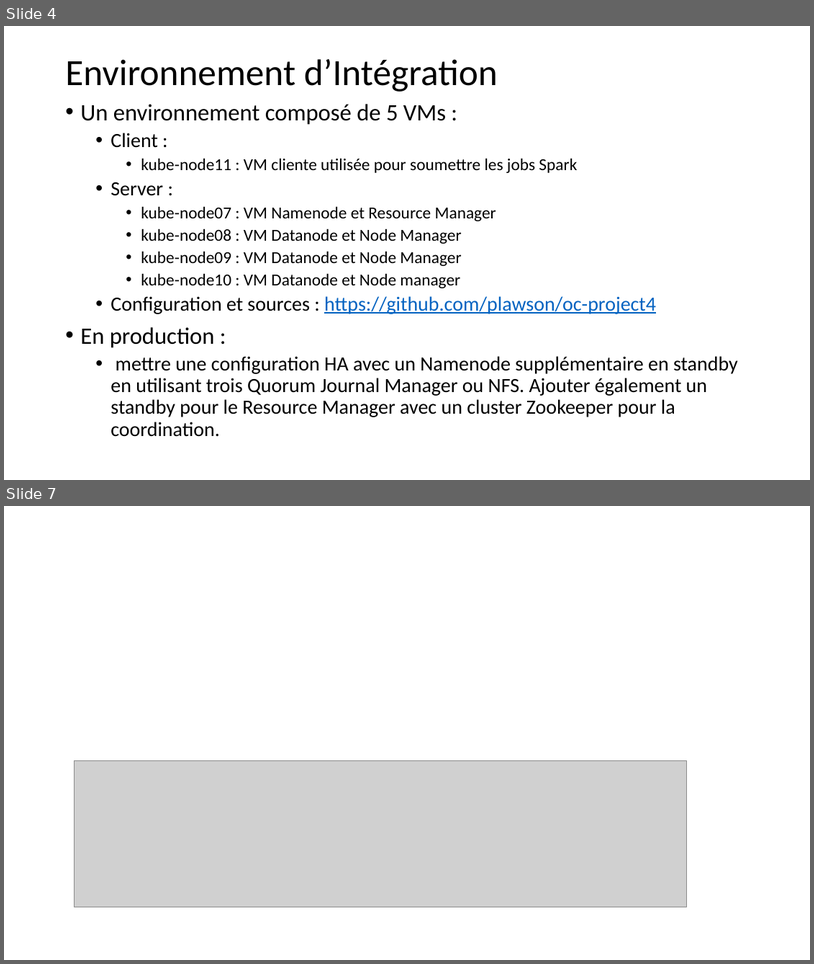
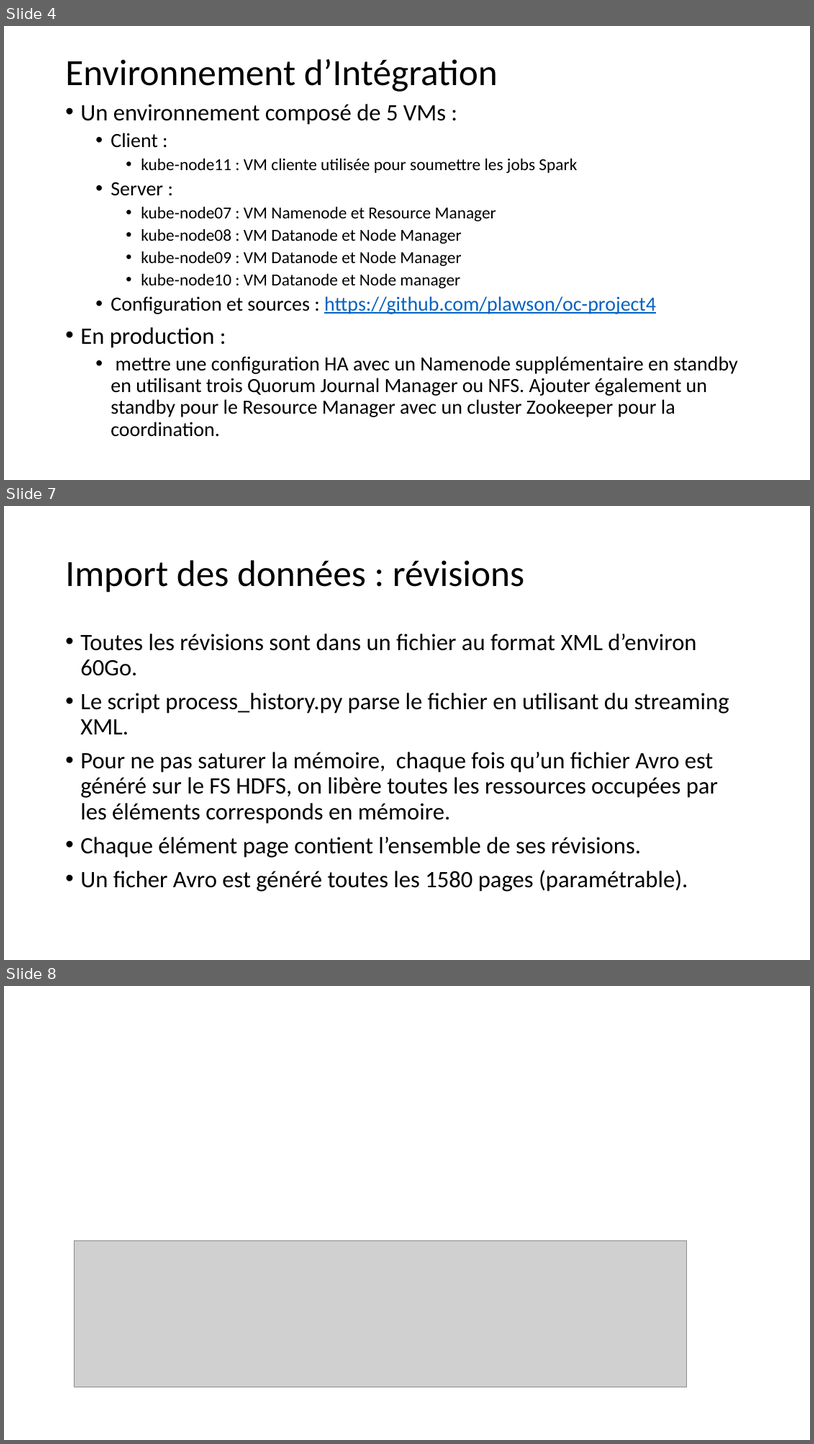
Before and after one commit to plawson/oc-project4, a slide deck: documents/Présentation_Analyse_Batch.pptx. Shown one above the other, each under a label of ours: slides 4 and 7 before the commit, slides 4, 7 and 8 after it; the slides between them are not shown. The pictures are 814x964 and 814x1444 pixels, drawn with LibreOffice and Linux fonts; fonts in the diff are those of the drawing; grey boxes stand for pictures. Boxes give left, top, right and bottom in pixels: in the first picture for what was removed or moved away, otherwise in the second. Text is boxed around its words. In the diff, an @@ line names an element or a change of style, - is before the commit and + after.

```diff
--- a/documents/Présentation_Analyse_Batch.pptx
+++ b/documents/Présentation_Analyse_Batch.pptx
@@ slide 7 added at [4, 506, 810, 960], background #FFFFFF @@
@@ title added at [65, 560, 525, 592], 44 pt, text #000000 @@
+Import des données : révisions
@@ text added at [80, 633, 730, 891], 28 pt, text #000000 @@
+• Toutes les révisions sont dans un fichier au format XML d’environ 60Go.
+• Le script process_history.py parse le fichier en utilisant du streaming XML.
+• Pour ne pas saturer la mémoire, chaque fois qu’un fichier Avro est généré sur le FS HDFS, on libère toutes les ressources occupées par les éléments corresponds en mémoire.
+• Chaque élément page contient l’ensemble de ses révisions.
+• Un ficher Avro est généré toutes les 1580 pages (paramétrable).
@@ what was slide 7 is now slide 8 @@
```
Also in this commit, not shown: 2 slides changed, 1 other slide added, 1 slide removed, 4 other files.
